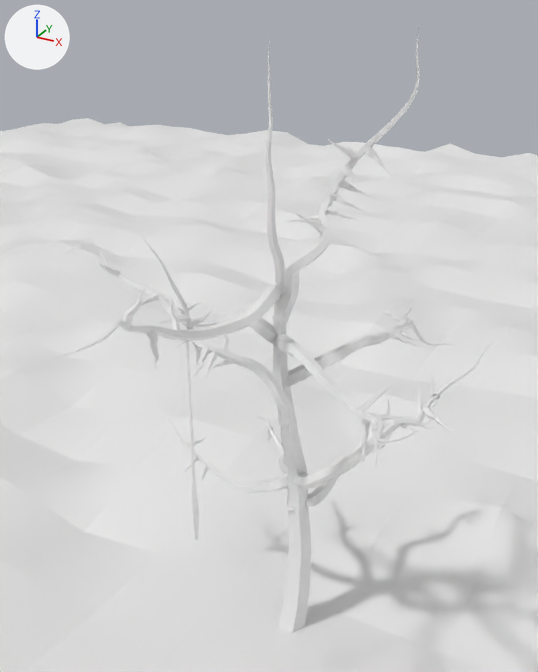
Two versions of the glTF model src/assets/tree_scene.glb, one commit apart.
One viewpoint serves both versions: a 50 mm camera at (2.53, -4.44, 5.08) aimed at (0.01, 0.14, 2.79). Lighting does not change. The marker at upper left points along +X, +Y and +Z. Where no turn or scale is listed for an object, it has been applied to the vertices.

The first picture shows 'Ground', 'Rope', 'Tree'.
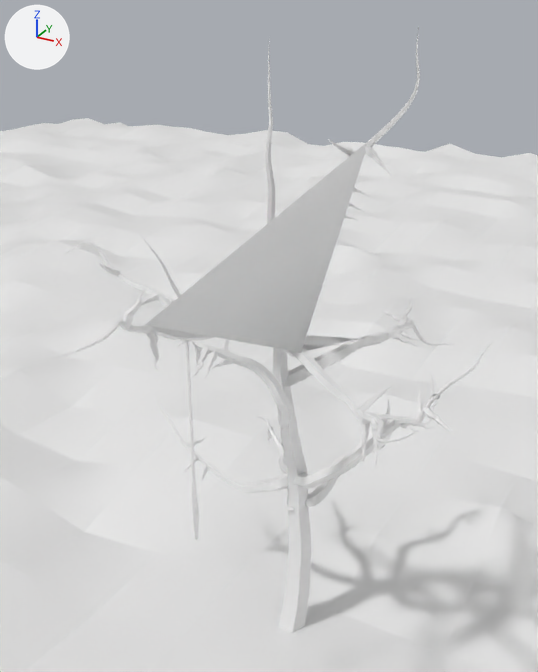
Commit message: add birds

Boxes [x1, y1, x2, y2] around the edits, measured in the pictures (538 x 672 px):
'Birds_points', added: after [145, 142, 368, 352]

Patch to the scene script:
```diff
--- a/src/assets/tree_scene.glb.py
+++ b/src/assets/tree_scene.glb.py
@@ me_output0_002 @@
+me_output0_002.from_pydata([(0.76, 0.17, 2.92), (0.79, 0.37, 2.88), (0.67, -0.65, 3.12), (0.8, 0.0, 4.33), (0.05, -1.38, 3.45)], [], [(0, 4, 2), (2, 4, 3), (0, 2, 1)])
@@ ob_birds_points @@
+ob_birds_points = bpy.data.objects.new('Birds_points', me_output0_002)
+ob_birds_points.location = (0.0, 0.0, 0.0)
```
